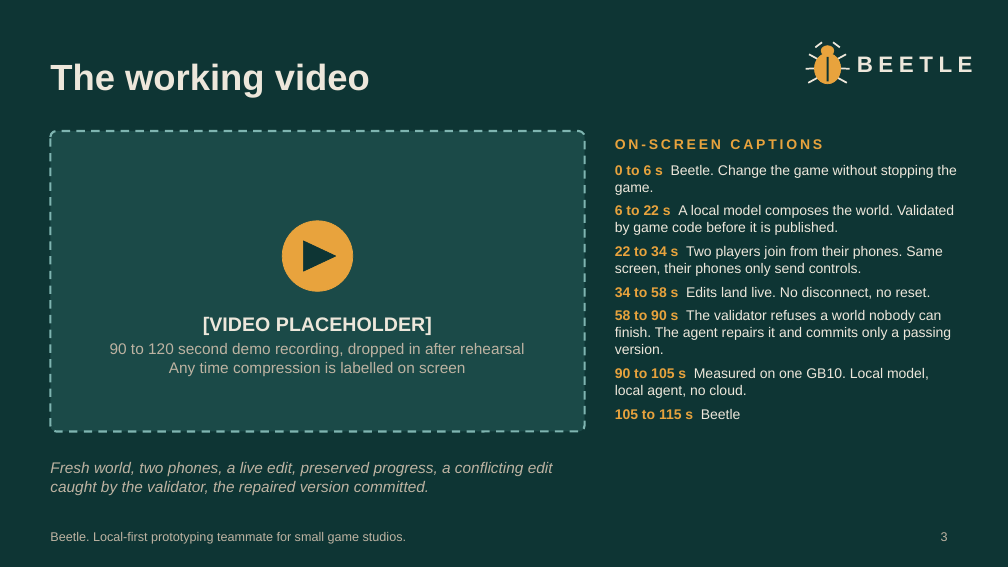
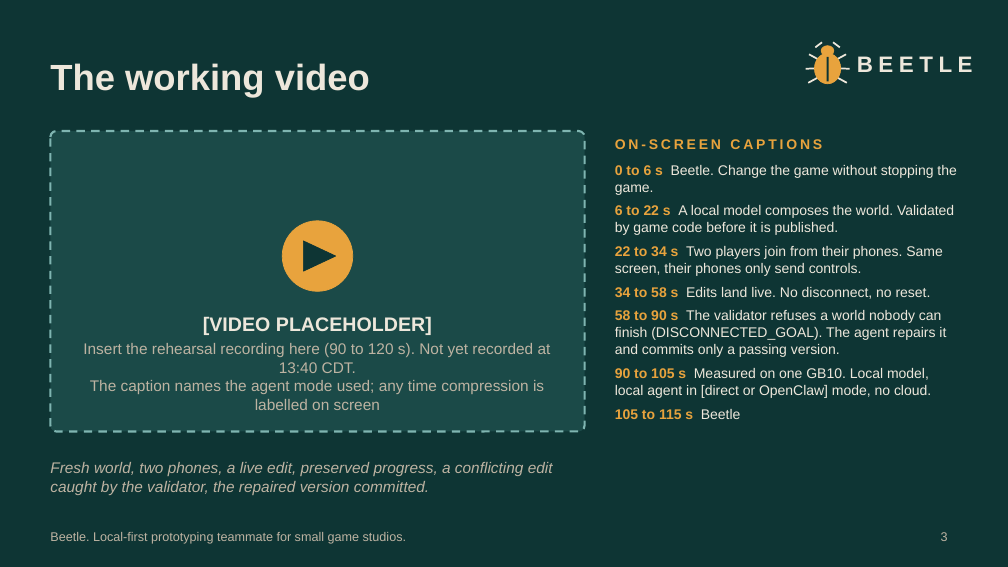
Before and after one commit to bean-1129/Beetle, a slide deck: slide 3 of docs/pitch/Beetle-pitch.pptx. Drawn at 1008x567 pixels with LibreOffice and Linux fonts; fonts in the diff are those of the drawing. Boxes give left, top, right and bottom in pixels: in the first picture for what was removed or moved away, otherwise in the second. Text is boxed around its words. In the diff, an @@ line names an element or a change of style, - is before the commit and + after.

Commit message:
Docs and pitch filled with measured numbers; runbook verified-versus-unrun table

```diff
--- a/docs/pitch/Beetle-pitch.pptx
+++ b/docs/pitch/Beetle-pitch.pptx
@@ text at <box>615,310,946,398</box>: text changed @@
-58 to 90 s The validator refuses a world nobody can finish. The agent repairs it and commits only a passing version.
-90 to 105 s Measured on one GB10. Local model, local agent, no cloud.
+58 to 90 s The validator refuses a world nobody can finish (DISCONNECTED_GOAL). The agent repairs it and commits only a passing version.
+90 to 105 s Measured on one GB10. Local model, local agent in [direct or OpenClaw] mode, no cloud.
@@ text at <box>83,343,551,410</box>: text changed @@
-90 to 120 second demo recording, dropped in after rehearsal
-Any time compression is labelled on screen
+Insert the rehearsal recording here (90 to 120 s). Not yet recorded at 13:40 CDT.
+The caption names the agent mode used; any time compression is labelled on screen
```
Also in this commit, not shown: 1 other slide changed, 1 slide added, 1 slide removed, 8 other files.
